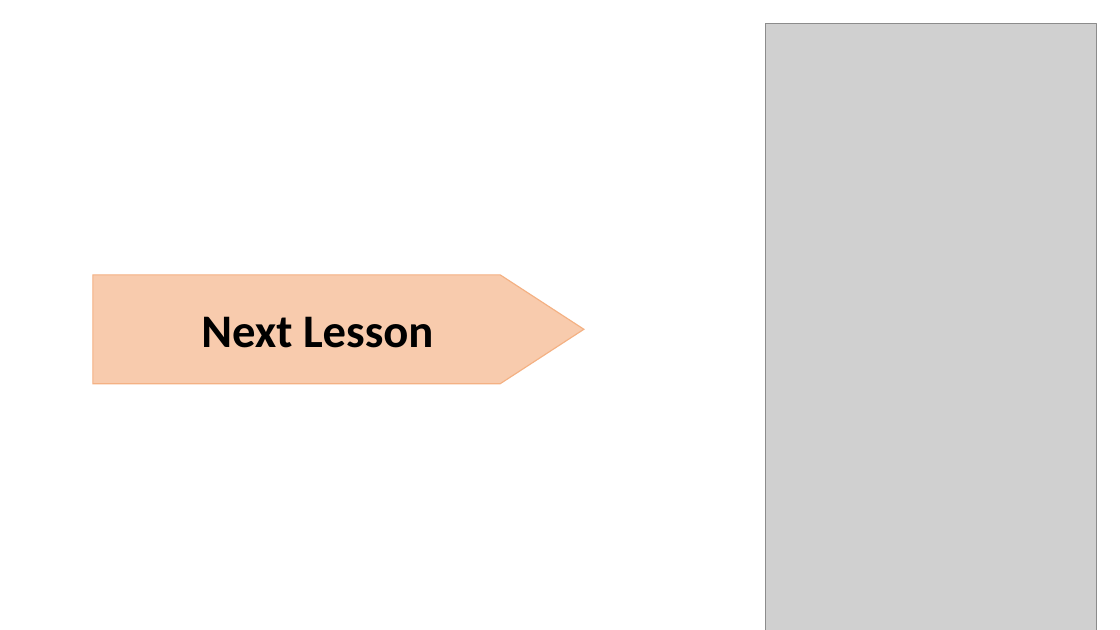
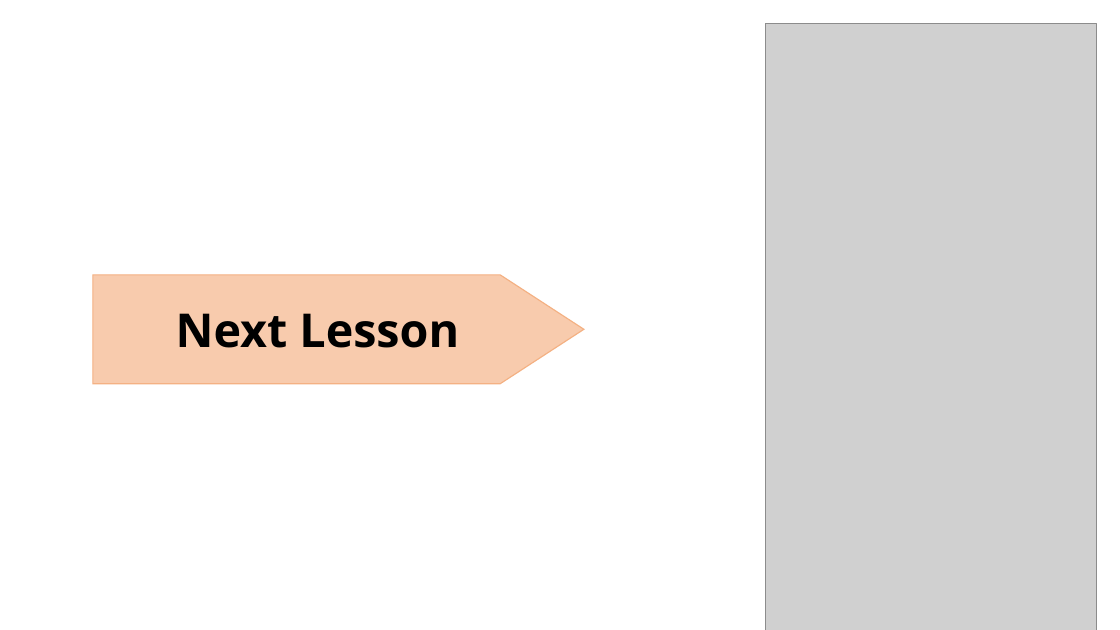
Before and after one commit to Lamasolh/Nabad, a slide deck: slide 5 of safeguarding/en/lessons/informed_consent.pptx. Drawn at 1120x630 pixels with LibreOffice and Linux fonts; fonts in the diff are those of the drawing; grey boxes stand for pictures; background and template pictures are left out. Boxes give left, top, right and bottom in pixels: in the first picture for what was removed or moved away, otherwise in the second. Text is boxed around its words. In the diff, an @@ line names an element or a change of style, - is before the commit and + after.

```diff
--- a/safeguarding/en/lessons/informed_consent.pptx
+++ b/safeguarding/en/lessons/informed_consent.pptx
@@ pentagon arrow "Next Lesson" at (x1=93, y1=275, x2=585, y2=384): font Calibri to Open Sans, letter outline #ED7D31 0.52 pt to none @@
```
Also in this commit, not shown: 4 other slides changed, 33 other files.
